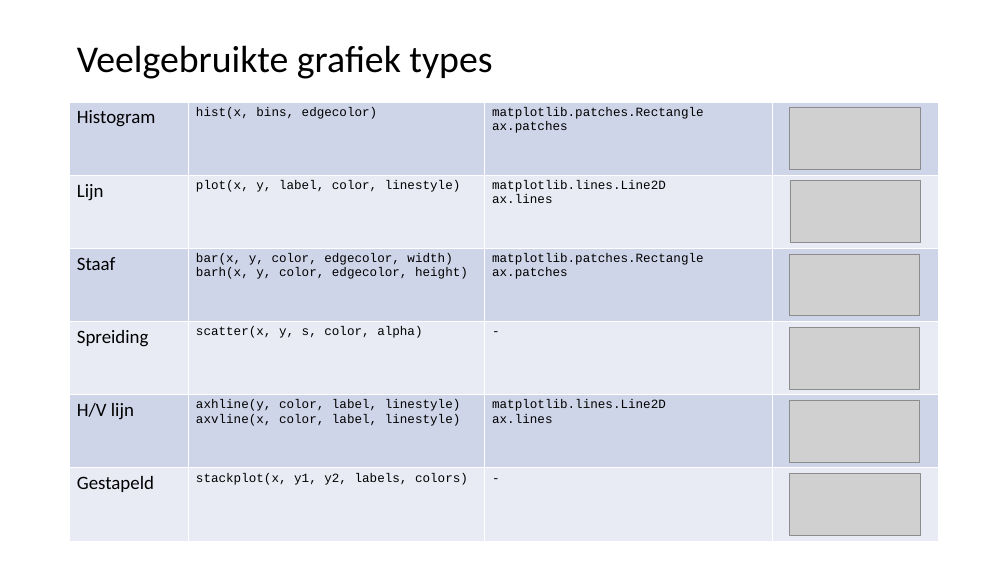
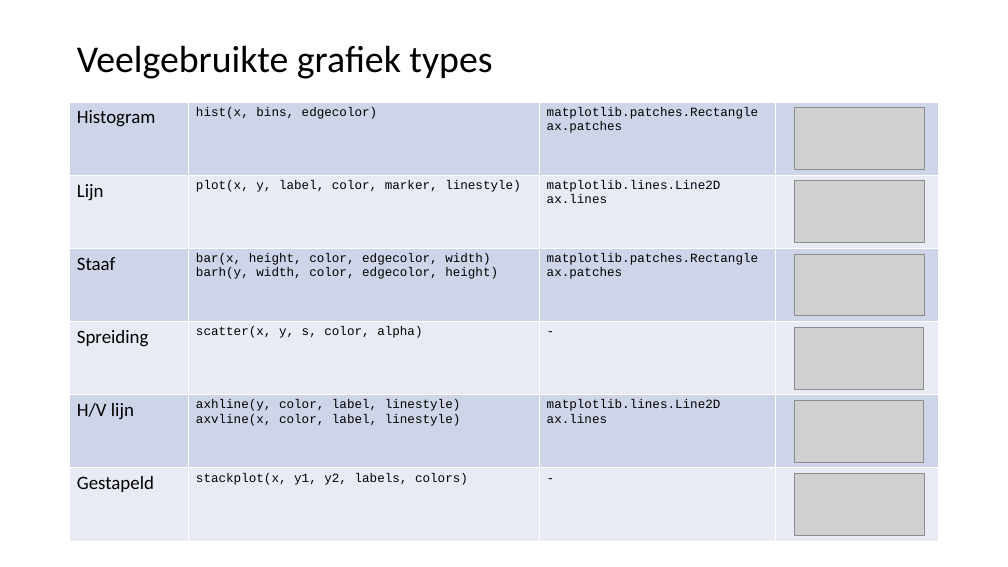
Before and after one commit to LFKoning/knowledge-sharing, a slide deck: slide 24 of python_trainees/3_pandas_plotting/python_traineeship_3.pptx (slide 20 before the commit). Drawn at 1008x567 pixels with LibreOffice and Linux fonts; fonts in the diff are those of the drawing; grey boxes stand for pictures. Boxes give left, top, right and bottom in pixels: in the first picture for what was removed or moved away, otherwise in the second. Text is boxed around its words. In the diff, an @@ line names an element or a change of style, - is before the commit and + after.

```diff
--- a/python_trainees/3_pandas_plotting/python_traineeship_3.pptx
+++ b/python_trainees/3_pandas_plotting/python_traineeship_3.pptx
@@ table at box(70, 102, 939, 541) @@
-row 2, column 2: plot(x, y, label, color, linestyle)
+row 2, column 2: plot(x, y, label, color, marker, linestyle)
-row 3, column 2: bar(x, y, color, edgecolor, width) / barh(x, y, color, edgecolor, height)
+row 3, column 2: bar(x, height, color, edgecolor, width) / barh(y, width, color, edgecolor, height)
@@ 6 pictures: place and size @@
-6 pictures at box(790, 107, 921, 535)
+6 pictures at box(794, 107, 925, 535)
```
Also in this commit, not shown: 14 other slides changed, 8 slides added, 2 slides removed, 17 other files.
